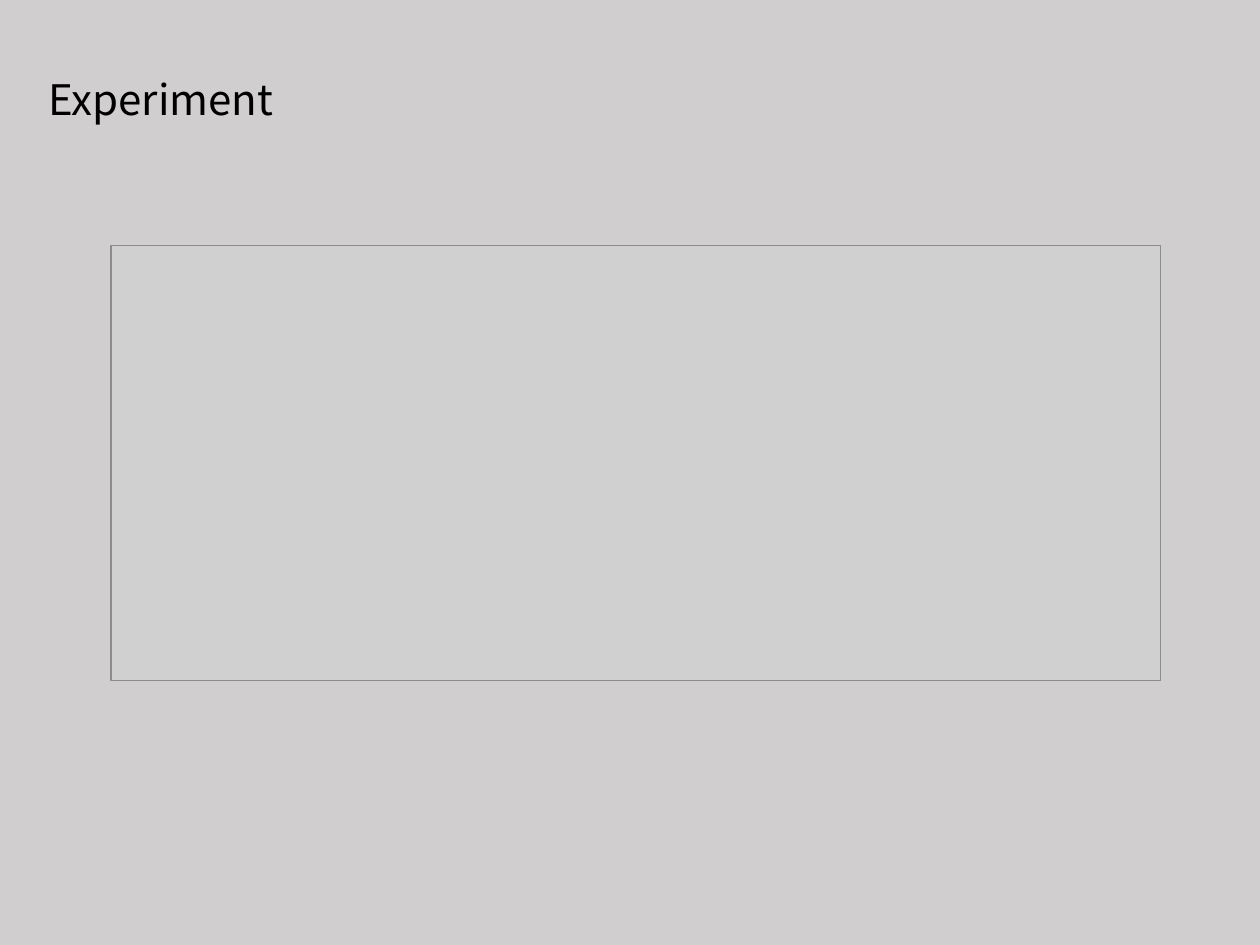
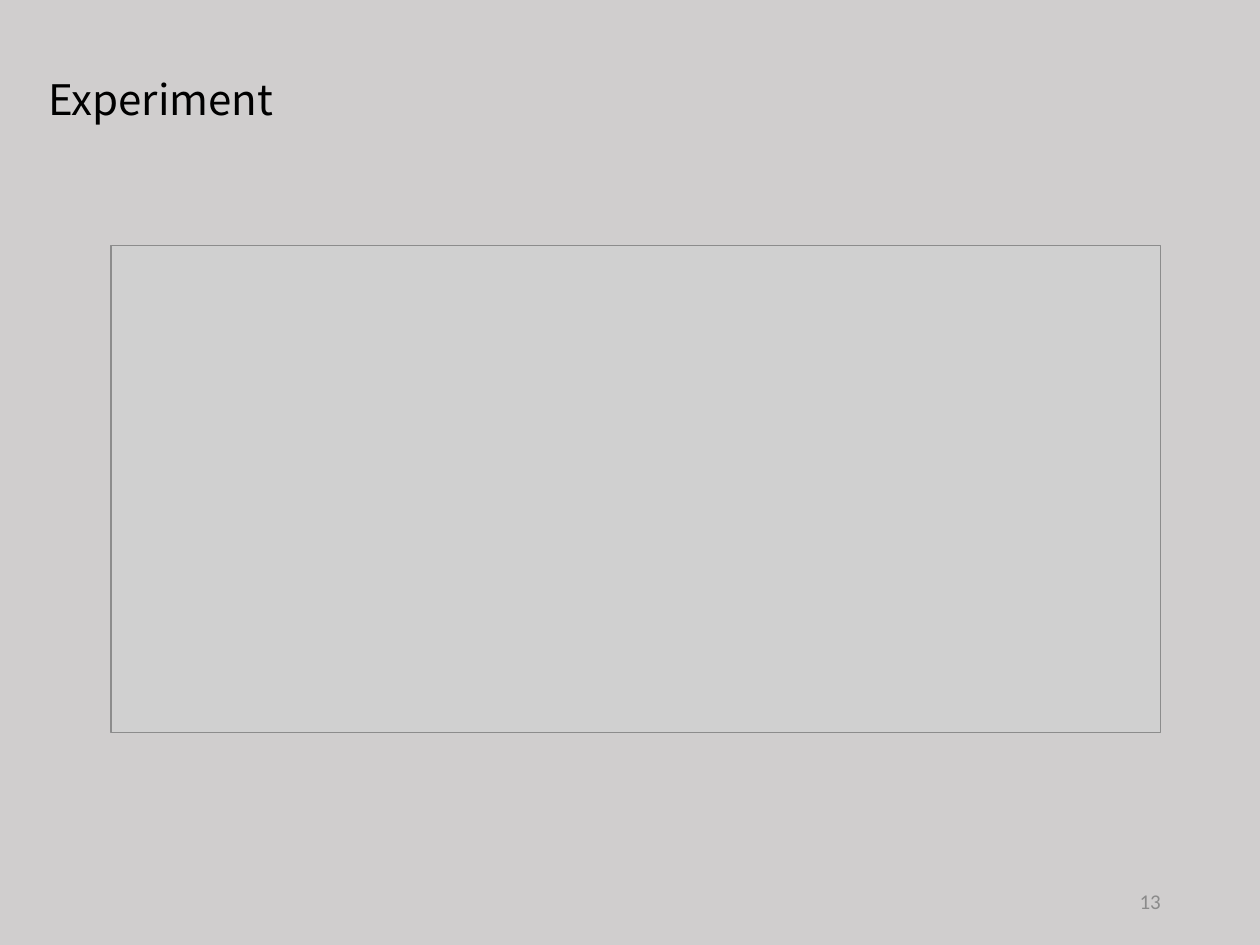
Before and after one commit to tianzhuwei/PPT, a slide deck: slide 13 of 4-魏天柱-Holistic Influence Maximization_ Combining Scalability and Efficiency with Opinion-Aware Models..pptx. Drawn at 1260x945 pixels with LibreOffice and Linux fonts; fonts in the diff are those of the drawing; grey boxes stand for pictures. Boxes give left, top, right and bottom in pixels: in the first picture for what was removed or moved away, otherwise in the second. Text is boxed around its words. In the diff, an @@ line names an element or a change of style, - is before the commit and + after.

```diff
--- a/4-魏天柱-Holistic Influence Maximization_ Combining Scalability and Efficiency with Opinion-Aware Models..pptx
+++ b/4-魏天柱-Holistic Influence Maximization_ Combining Scalability and Efficiency with Opinion-Aware Models..pptx
@@ picture resized from (x1=111, y1=246, x2=1160, y2=680) to (x1=111, y1=246, x2=1160, y2=733) @@
@@ page number added at (x1=1140, y1=896, x2=1161, y2=909), 12 pt, text #8C8C8C @@
+13
```
Also in this commit, not shown: 15 other slides changed.
